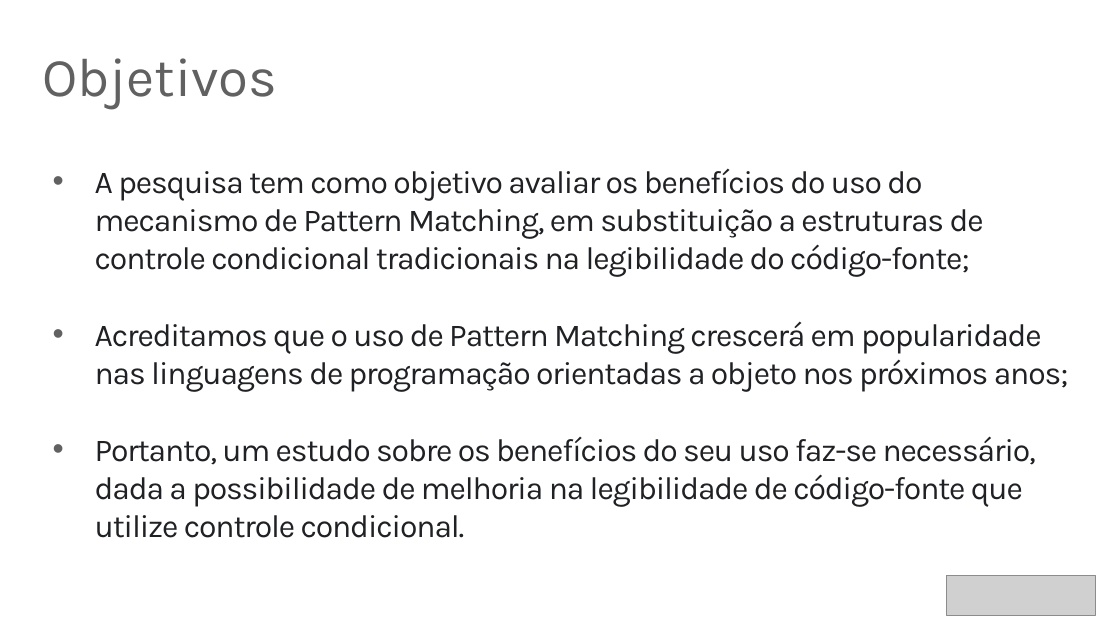
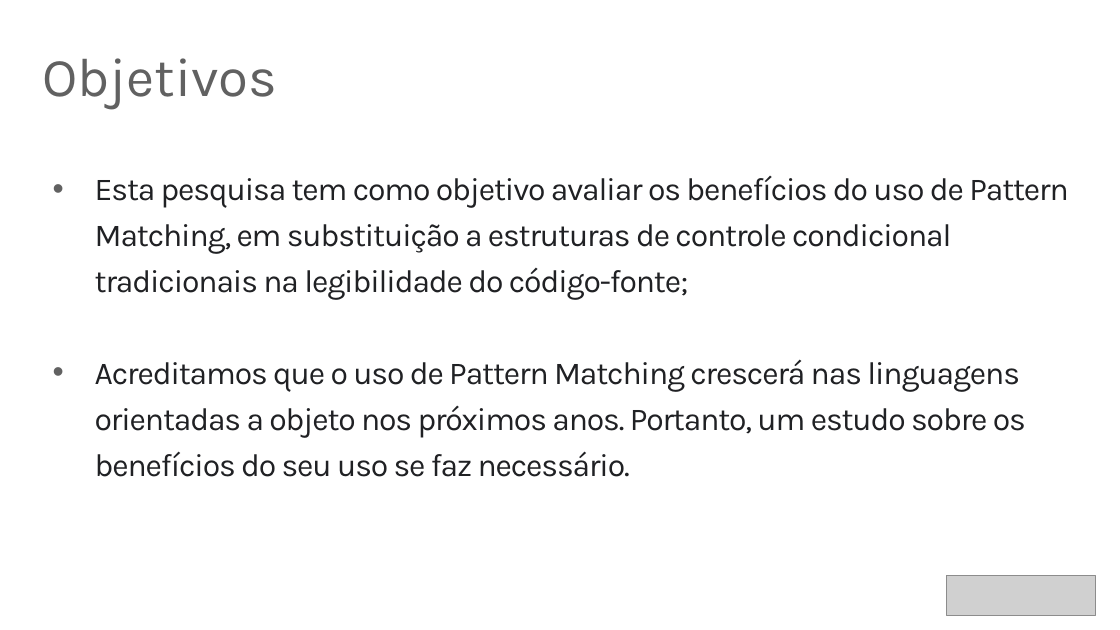
Before and after one commit to rafaelcruz-net/pattern-matching, a slide deck: slide 13 of Apresentacao_Defesa.pptx (slide 12 before the commit). Drawn at 1120x630 pixels with LibreOffice and Linux fonts; fonts in the diff are those of the drawing; grey boxes stand for pictures. Boxes give left, top, right and bottom in pixels: in the first picture for what was removed or moved away, otherwise in the second. Text is boxed around its words. In the diff, an @@ line names an element or a change of style, - is before the commit and + after.

```diff
--- a/Apresentacao_Defesa.pptx
+++ b/Apresentacao_Defesa.pptx
@@ text at [95,176,1068,477]: text changed @@
-• A pesquisa tem como objetivo avaliar os benefícios do uso do mecanismo de Pattern Matching, em substituição a estruturas de controle condicional tradicionais na legibilidade do código-fonte;
-• Acreditamos que o uso de Pattern Matching crescerá em popularidade nas linguagens de programação orientadas a objeto nos próximos anos;
-• Portanto, um estudo sobre os benefícios do seu uso faz-se necessário, dada a possibilidade de melhoria na legibilidade de código-fonte que utilize controle condicional.
+• Esta pesquisa tem como objetivo avaliar os benefícios do uso de Pattern Matching, em substituição a estruturas de controle condicional tradicionais na legibilidade do código-fonte;
+• Acreditamos que o uso de Pattern Matching crescerá nas linguagens orientadas a objeto nos próximos anos. Portanto, um estudo sobre os benefícios do seu uso se faz necessário.
```
Also in this commit, not shown: 22 other slides changed, 1 slide added, 2 other files.
